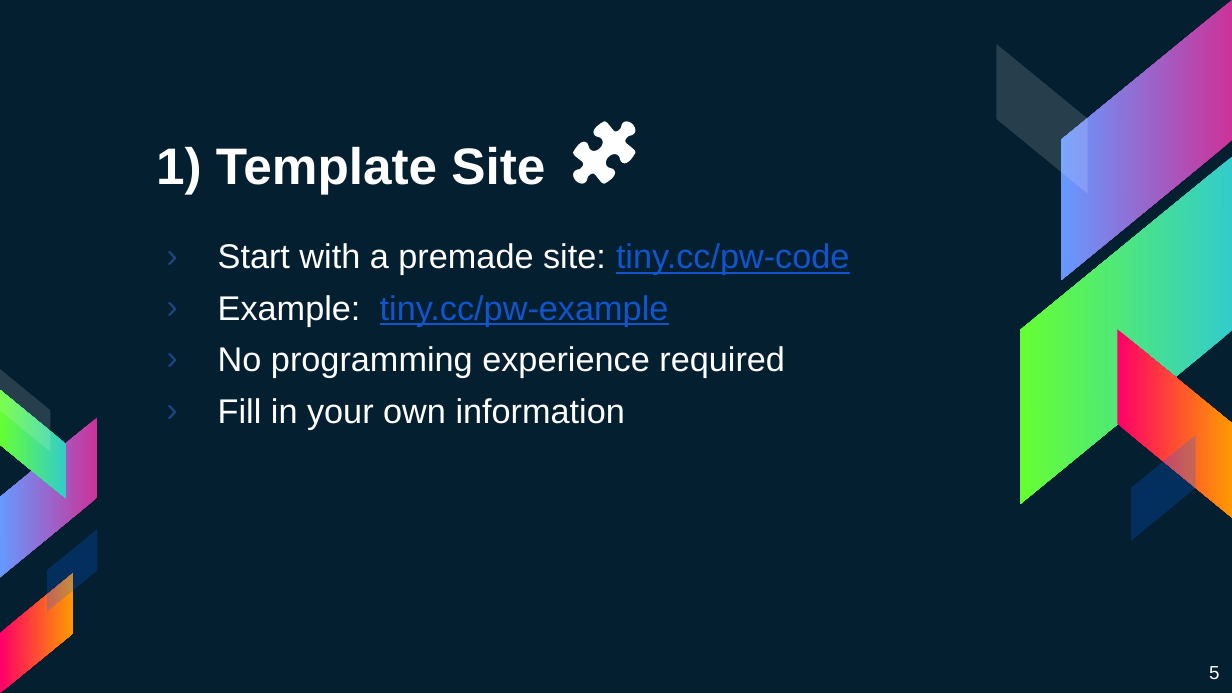
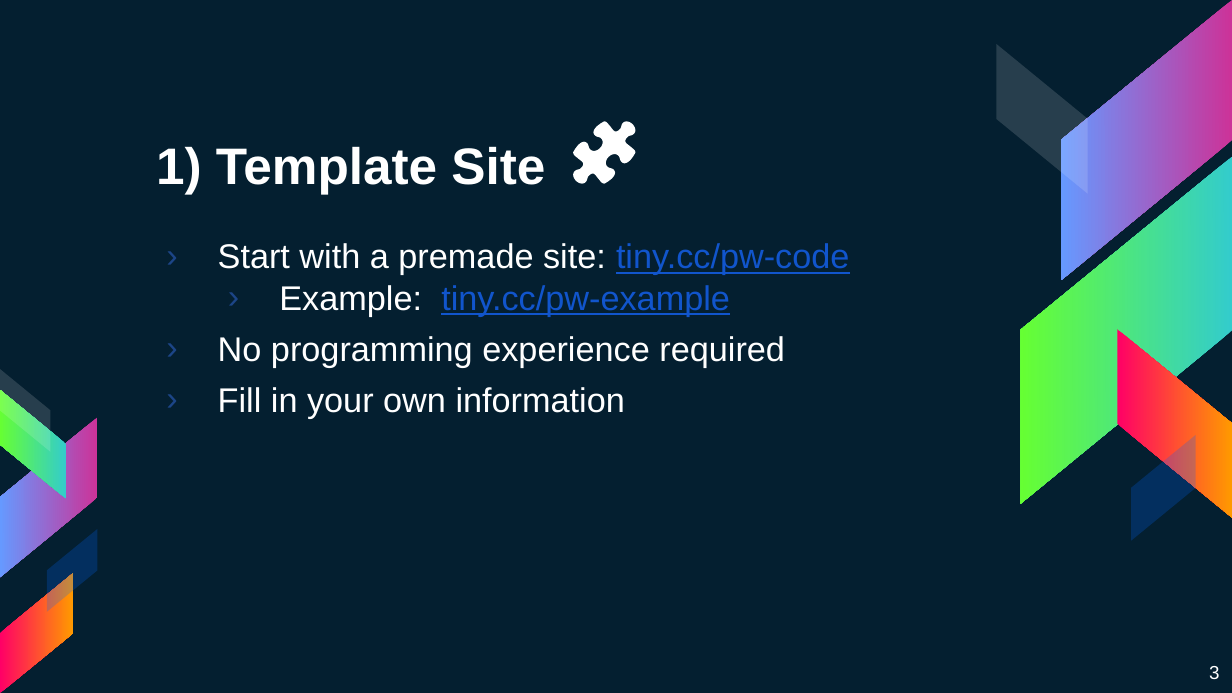
Before and after one commit to harryli0088/personal-website-workshop, a slide deck: slide 3 of Make Your Own Personal Website.pptx (slide 5 before the commit). Drawn at 1232x693 pixels with LibreOffice and Linux fonts; fonts in the diff are those of the drawing. Boxes give left, top, right and bottom in pixels: in the first picture for what was removed or moved away, otherwise in the second. Text is boxed around its words. In the diff, an @@ line names an element or a change of style, - is before the commit and + after.

```diff
--- a/Make Your Own Personal Website.pptx
+++ b/Make Your Own Personal Website.pptx
@@ text at [279,285,730,316]: list level 1 to 2 in "Example: tiny.cc/pw-example" @@
@@ page number at [1209,666,1219,679]: text changed @@
-5
+3
```
Also in this commit, not shown: 2 other slides changed.
